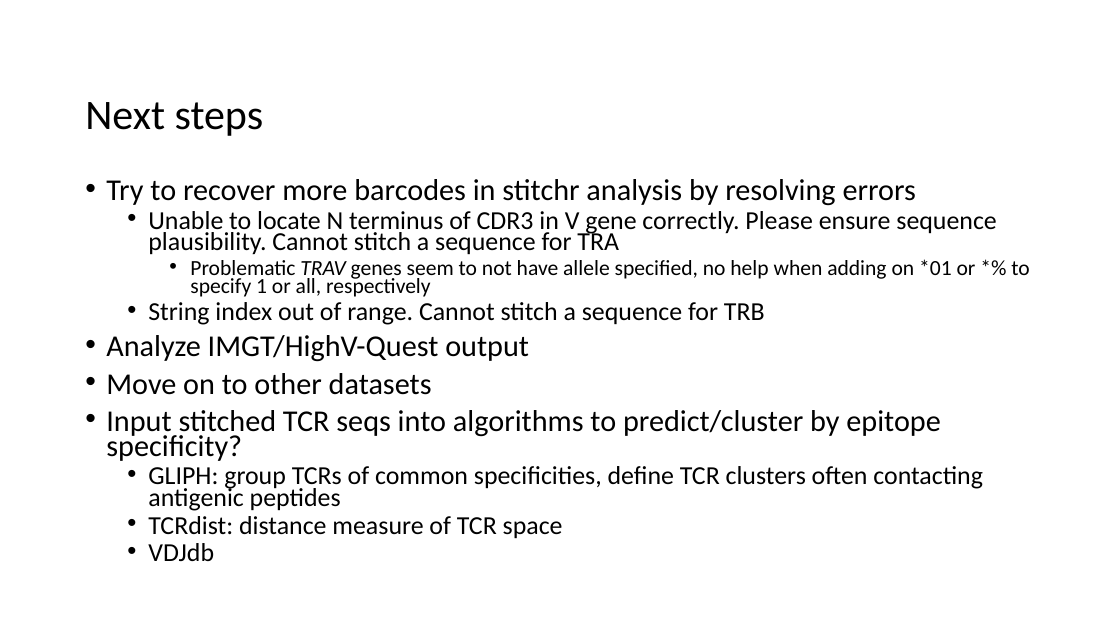
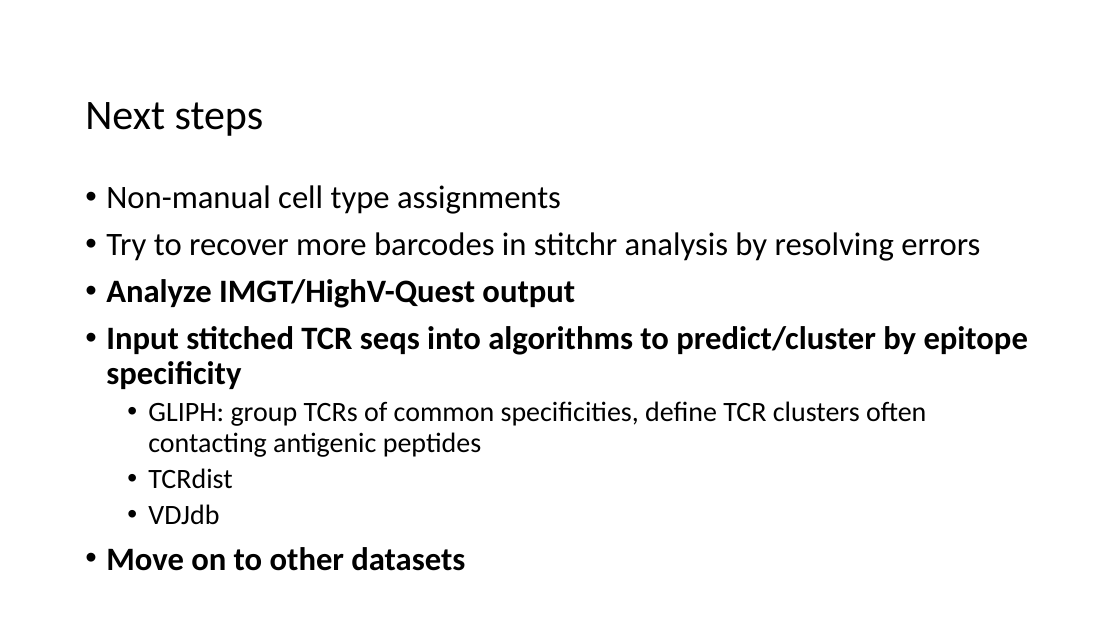
Before and after one commit to tybottorff/bottorffdocs, a slide deck: slide 17 of linsley_postdoc/presentations/weekly_meetings/10_19_23.pptx (slide 19 before the commit). Drawn at 1120x630 pixels with LibreOffice and Linux fonts; fonts in the diff are those of the drawing. Boxes give left, top, right and bottom in pixels: in the first picture for what was removed or moved away, otherwise in the second. Text is boxed around its words. In the diff, an @@ line names an element or a change of style, - is before the commit and + after.

```diff
--- a/linsley_postdoc/presentations/weekly_meetings/10_19_23.pptx
+++ b/linsley_postdoc/presentations/weekly_meetings/10_19_23.pptx
@@ text at box(106, 185, 561, 214): paragraph added @@
+• Non-manual cell type assignments
@@ text at box(106, 232, 980, 571): size 25.9 to 28 pt in "Try to recover more barcodes in stitchr ...", "Analyze IMGT/HighV-Quest output", "Move on to other datasets"; bold on in "Analyze IMGT/HighV-Quest output", "Move on to other datasets"; line spacing 0.7 to 0.9 @@
@@ text at box(148, 211, 1029, 325): paragraphs removed @@
-  • Unable to locate N terminus of CDR3 in V gene correctly. Please ensure sequence plausibility. Cannot stitch a sequence for TRA
-    • Problematic TRAV genes seem to not have allele specified, no help when adding on *01 or *% to specify 1 or all, respectively
-  • String index out of range. Cannot stitch a sequence for TRB
@@ text at box(106, 326, 1028, 525): paragraphs added @@
+• Input stitched TCR seqs into algorithms to predict/cluster by epitope specificity
+  • GLIPH: group TCRs of common specificities, define TCR clusters often contacting antigenic peptides
+  • TCRdist
+  • VDJdb
@@ text at box(106, 410, 983, 561): paragraphs removed @@
-• Input stitched TCR seqs into algorithms to predict/cluster by epitope specificity?
-  • GLIPH: group TCRs of common specificities, define TCR clusters often contacting antigenic peptides
-  • TCRdist: distance measure of TCR space
-  • VDJdb
```
Also in this commit, not shown: 5 other slides changed, 4 slides added, 2 slides removed.
